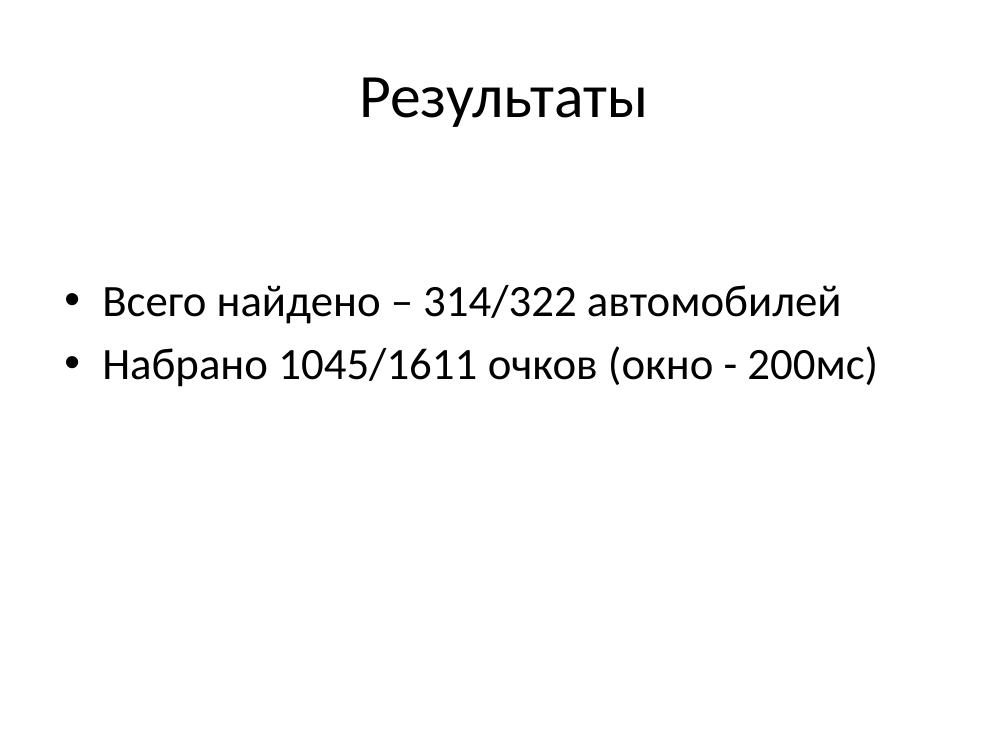
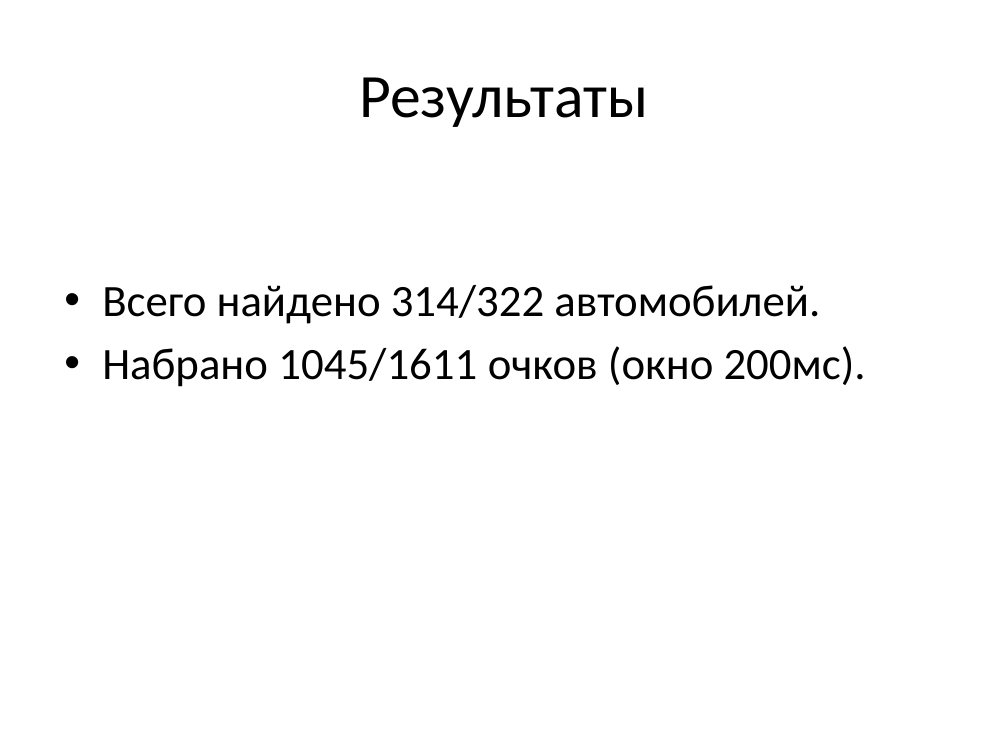
Before and after one commit to vladdimakov/cvclasses18, a slide deck: slide 11 of Course Project.pptx. Drawn at 1008x756 pixels with LibreOffice and Linux fonts; fonts in the diff are those of the drawing. Boxes give left, top, right and bottom in pixels: in the first picture for what was removed or moved away, otherwise in the second. Text is boxed around its words. In the diff, an @@ line names an element or a change of style, - is before the commit and + after.

```diff
--- a/Course Project.pptx
+++ b/Course Project.pptx
@@ text at (102,285,866,387): text changed @@
-• Всего найдено – 314/322 автомобилей
-• Набрано 1045/1611 очков (окно - 200мс)
+• Всего найдено 314/322 автомобилей.
+• Набрано 1045/1611 очков (окно 200мс).
```
Also in this commit, not shown: 3 other slides changed, 1 other file.
